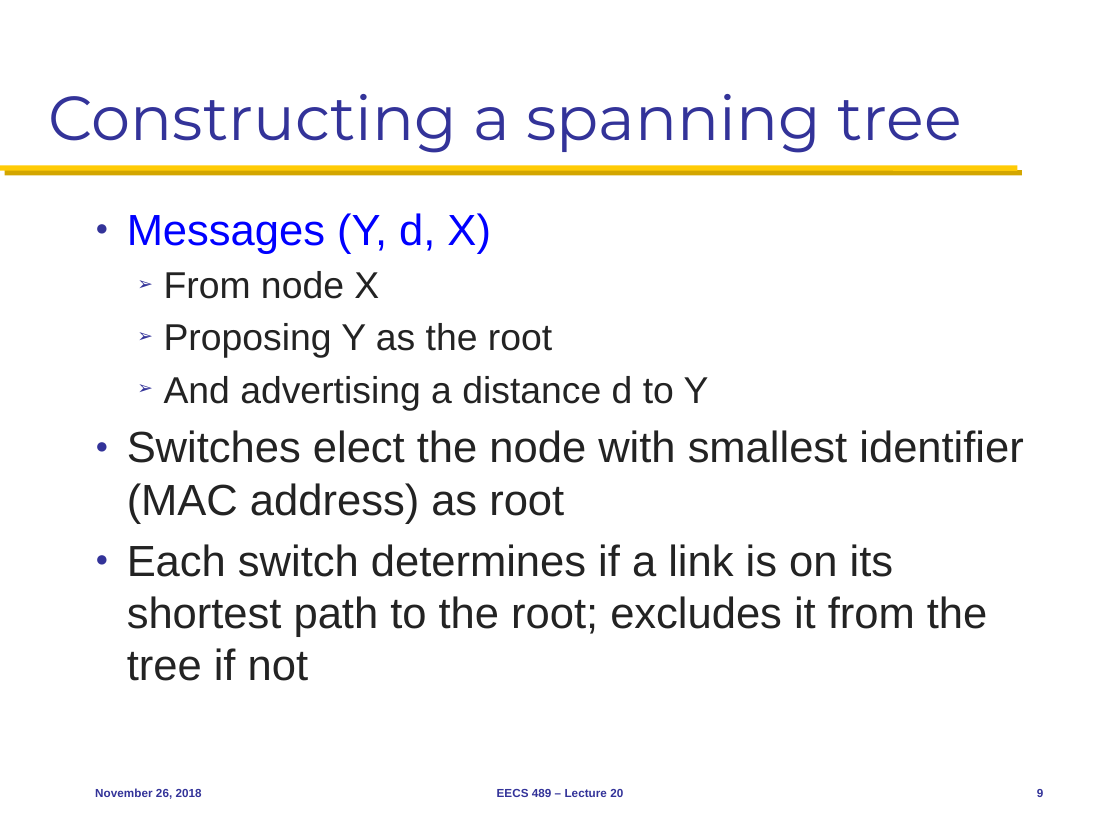
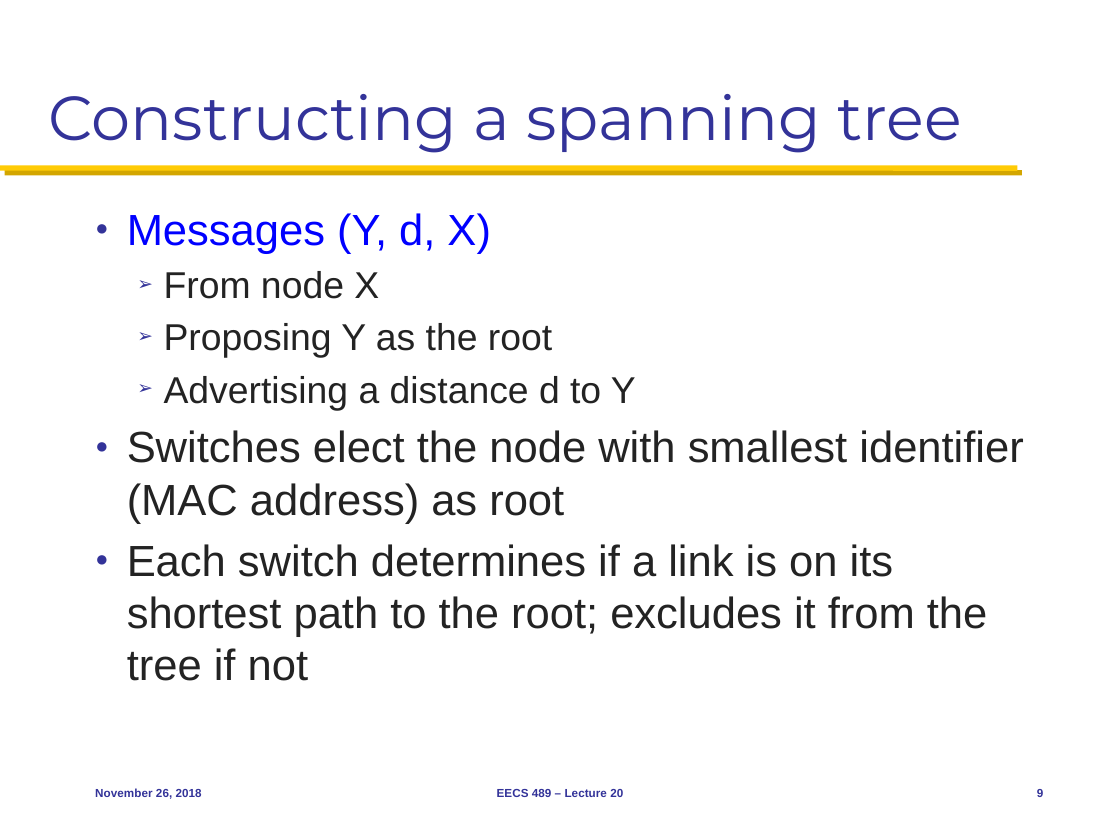
Before and after one commit to mosharaf/eecs489, a slide deck: slide 9 of Slides/112618.pptx. Drawn at 1120x840 pixels with LibreOffice and Linux fonts; fonts in the diff are those of the drawing. Boxes give left, top, right and bottom in pixels: in the first picture for what was removed or moved away, otherwise in the second. Text is boxed around its words. In the diff, an @@ line names an element or a change of style, - is before the commit and + after.

```diff
--- a/Slides/112618.pptx
+++ b/Slides/112618.pptx
@@ text at (x1=164, y1=376, x2=636, y2=410): text changed @@
-  ➢ And advertising a distance d to Y
+  ➢ Advertising a distance d to Y
```
Also in this commit, not shown: 7 other slides changed, 1 slide removed.
